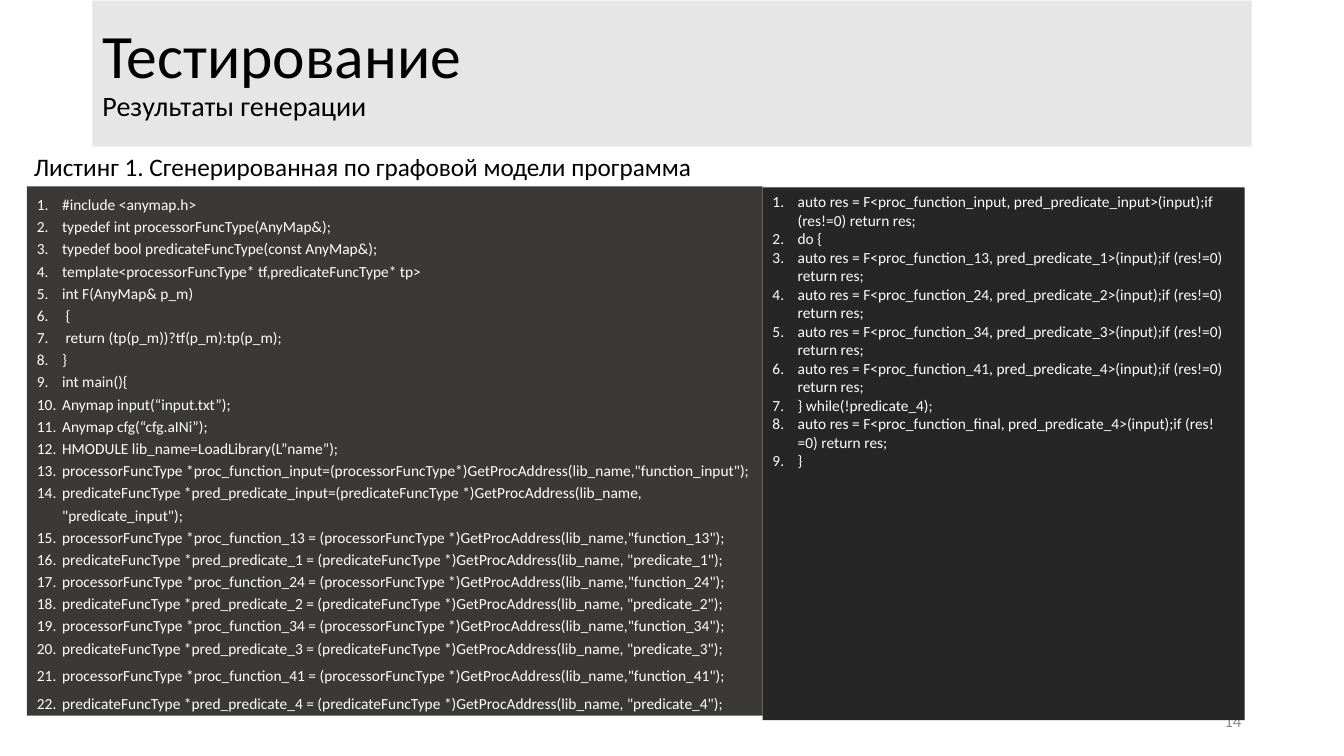
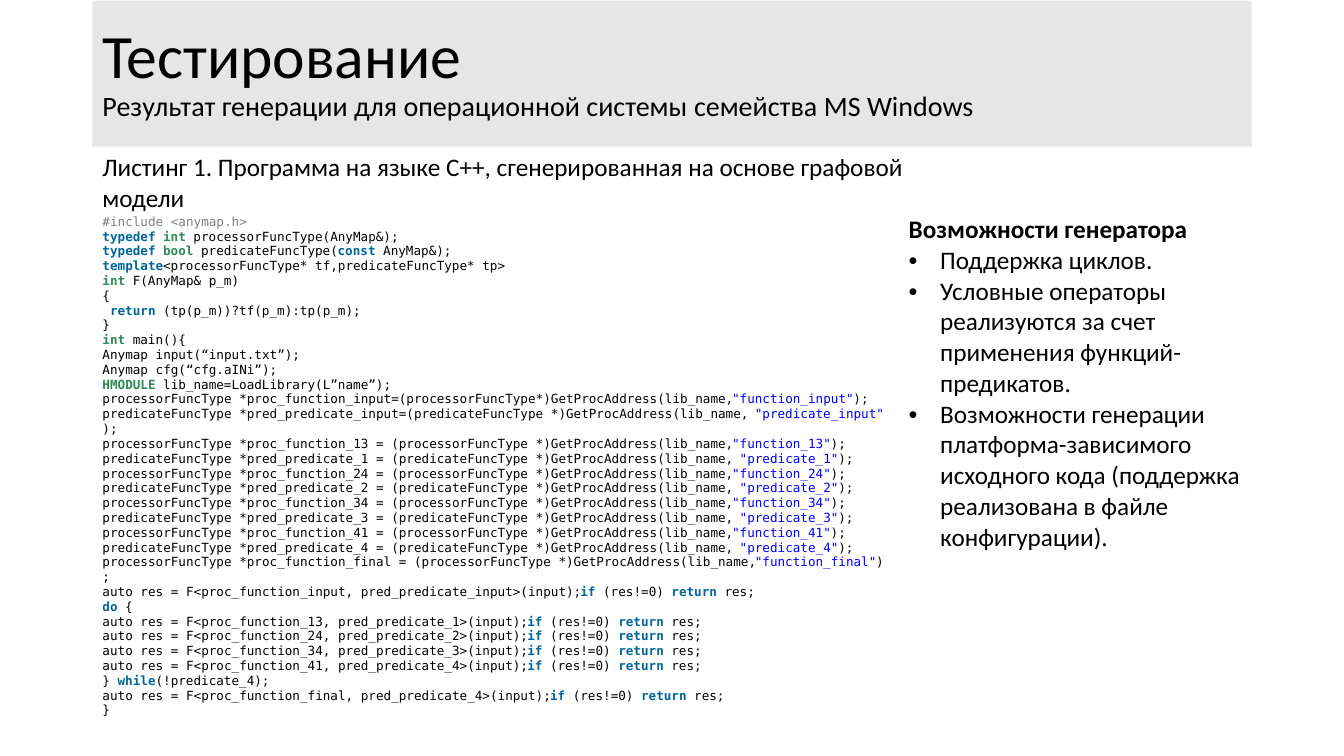
Before and after one commit to ITesserakt/Kodept, a slide deck: slide 15 of 04 - ВКРы/2018-2019 - Генератор кода GBSE решателей/03 - Презентация/Презентация3.0.pdf.pptm (slide 14 before the commit). Drawn at 1344x756 pixels with LibreOffice and Linux fonts; fonts in the diff are those of the drawing. Boxes give left, top, right and bottom in pixels: in the first picture for what was removed or moved away, otherwise in the second. Text is boxed around its words. In the diff, an @@ line names an element or a change of style, - is before the commit and + after.

```diff
--- a/04 - ВКРы/2018-2019 - Генератор кода GBSE решателей/03 - Презентация/Презентация3.0.pdf.pptm
+++ b/04 - ВКРы/2018-2019 - Генератор кода GBSE решателей/03 - Презентация/Презентация3.0.pdf.pptm
@@ title at (102, 38, 973, 121): text changed @@
-Тестирование
-Результаты генерации
+Тестирование
+Результат генерации для операционной системы семейства MS Windows
@@ text at (102, 159, 903, 211): text changed @@
-Листинг 1. Сгенерированная по графовой модели программа
+Листинг 1. Программа на языке С++, сгенерированная на основе графовой модели
@@ text removed at (27, 187, 763, 716) @@
-1. #include <anymap.h>
-2. typedef int processorFuncType(AnyMap&);
-3. typedef bool predicateFuncType(const AnyMap&);
-4. template<processorFuncType* tf,predicateFuncType* tp>
-5. int F(AnyMap& p_m)
-6. {
-7. return (tp(p_m))?tf(p_m):tp(p_m);
-8. }
-9. int main(){
-10. Anymap input(“input.txt”);
-11. Anymap cfg(“cfg.aINi”);
-12. HMODULE lib_name=LoadLibrary(L”name”);
-13. processorFuncType *proc_function_input=(processorFuncType*)GetProcAddress(lib_name,"function_input");
-14. predicateFuncType *pred_predicate_input=(predicateFuncType *)GetProcAddress(lib_name, "predicate_input");
-15. processorFuncType *proc_function_13 = (processorFuncType *)GetProcAddress(lib_name,"function_13");
-16. predicateFuncType *pred_predicate_1 = (predicateFuncType *)GetProcAddress(lib_name, "predicate_1");
-17. processorFuncType *proc_function_24 = (processorFuncType *)GetProcAddress(lib_name,"function_24");
-18. predicateFuncType *pred_predicate_2 = (predicateFuncType *)GetProcAddress(lib_name, "predicate_2");
-19. processorFuncType *proc_function_34 = (processorFuncType *)GetProcAddress(lib_name,"function_34");
-20. predicateFuncType *pred_predicate_3 = (predicateFuncType *)GetProcAddress(lib_name, "predicate_3");
-21. processorFuncType *proc_function_41 = (processorFuncType *)GetProcAddress(lib_name,"function_41");
-22. predicateFuncType *pred_predicate_4 = (predicateFuncType *)GetProcAddress(lib_name, "predicate_4");
-23. processorFuncType *proc_function_final = (processorFuncType *)GetProcAddress(lib_name,"function_final");
@@ rectangle removed at (763, 188, 1245, 720) @@
-1. auto res = F<proc_function_input, pred_predicate_input>(input);if (res!=0) return res;
-2. do {
-3. auto res = F<proc_function_13, pred_predicate_1>(input);if (res!=0) return res;
-4. auto res = F<proc_function_24, pred_predicate_2>(input);if (res!=0) return res;
-5. auto res = F<proc_function_34, pred_predicate_3>(input);if (res!=0) return res;
-6. auto res = F<proc_function_41, pred_predicate_4>(input);if (res!=0) return res;
-7. } while(!predicate_4);
-8. auto res = F<proc_function_final, pred_predicate_4>(input);if (res!=0) return res;
-9. }
@@ table added at (93, 210, 1252, 729), 1 rows, 2 columns @@
+#include <anymap.h> / typedef int processorFuncType(AnyMap&); / typedef bool predicateFuncType(const AnyMap&); / template<processorFuncType* tf,predicateFuncType* tp> / int F(AnyMap& p_m) / { / return (tp(p_m))?tf(p_m):tp(p_m); / } / int main(){ / Anymap input(“input.txt”); / Anymap cfg(“cfg.aINi”); / HMODULE lib_name=LoadLibrary(L”name”); / processorFuncType *proc_function_input=(processorFuncType*)GetProcAddress(lib_name,"function_input"); / predicateFuncType *pred_predicate_input=(predicateFuncType *)GetProcAddress(lib_name, "predicate_input"); / processorFuncType *proc_function_13 = (processorFuncType *)GetProcAddress(lib_name,"function_13"); / predicateFuncType *pred_predicate_1 = (predicateFuncType *)GetProcAddress(lib_name, "predicate_1"); / processorFuncType *proc_function_24 = (processorFuncType *)GetProcAddress(lib_name,"function_24"); / predicateFuncType *pred_predicate_2 = (predicateFuncType *)GetProcAddress(lib_name, "predicate_2"); / processorFuncType *proc_function_34 = (processorFuncType *)GetProcAddress(lib_name,"function_34"); / predicateFuncType *pred_predicate_3 = (predicateFuncType *)GetProcAddress(lib_name, "predicate_3"); / processorFuncType *proc_function_41 = (processorFuncType *)GetProcAddress(lib_name,"function_41"); / predicateFuncType *pred_predicate_4 = (predicateFuncType *)GetProcAddress(lib_name, "predicate_4"); / processorFuncType *proc_function_final = (processorFuncType *)GetProcAddress(lib_name,"function_final"); / auto res = F<proc_function_input, pred_predicate_input>(input);if (res!=0) return res; / do { / auto res = F<proc_function_13, pred_predicate_1>(input);if (res!=0) return res; / auto res = F<proc_function_24, pred_predicate_2>(input);if (res!=0) return res; / auto res = F<proc_function_34, pred_predicate_3>(input);if (res!=0) return res; / auto res = F<proc_function_41, pred_predicate_4>(input);if (res!=0) return res; / } while(!predicate_4); / auto res = F<proc_function_final, pred_predicate_4>(input);if (res!=0) return res; / } | Возможности генератора / Поддержка циклов. / Условные операторы реализуются за счет применения функций-предикатов. / Возможности генерации платформа-зависимого исходного кода (поддержка реализована в файле конфигурации).
@@ page number removed at (1224, 714, 1241, 727) @@
-14
```
Also in this commit, not shown: 8 other slides changed, 2 slides added, 1 slide removed.
